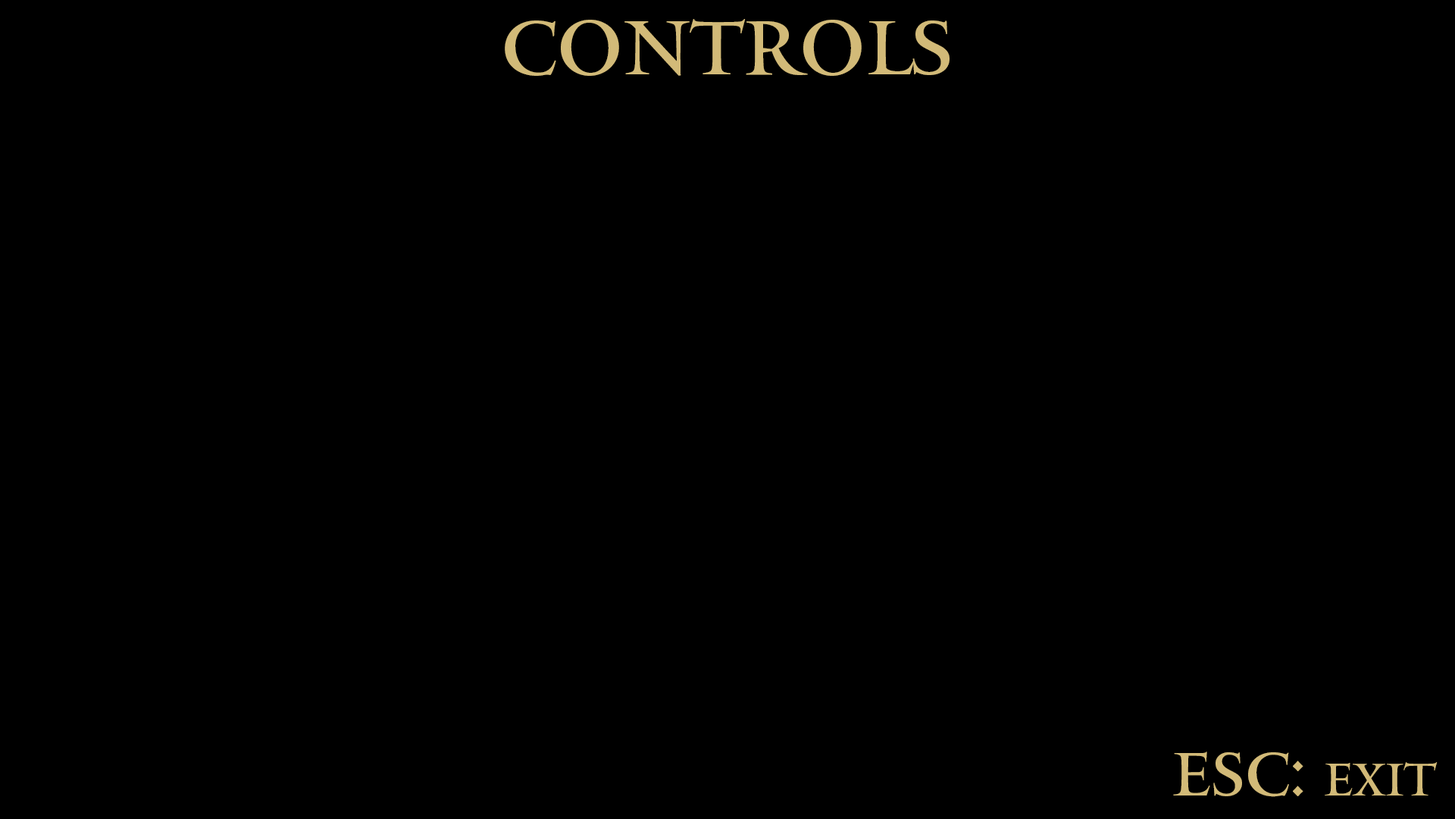
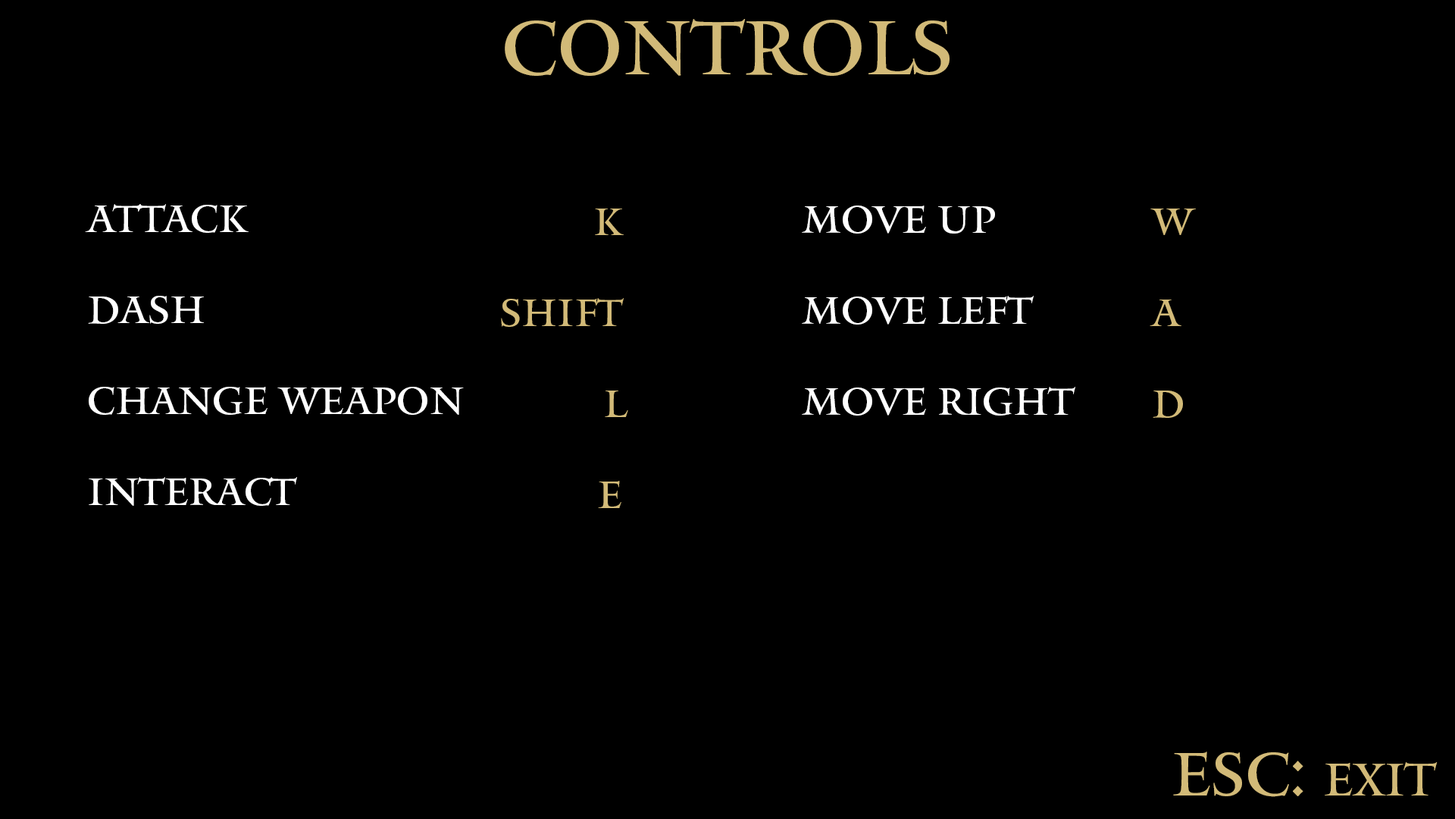
Layer changes from the first w=1455, h=819 image to the second:
added group "Right" with 2 layers above "Left" over left=801, top=205, right=1197, bottom=418
added layer "MOVE UP" in group "Right" over left=801, top=205, right=1076, bottom=416
added layer "W A D" in group "Right" over left=1149, top=208, right=1197, bottom=418
added group "Left" with 2 layers above "CONTROLS" over left=84, top=203, right=629, bottom=508
added layer "ATTACK" in group "Left" over left=84, top=203, right=464, bottom=506
added layer "K SHIFT L E" in group "Left" over left=501, top=208, right=629, bottom=508
